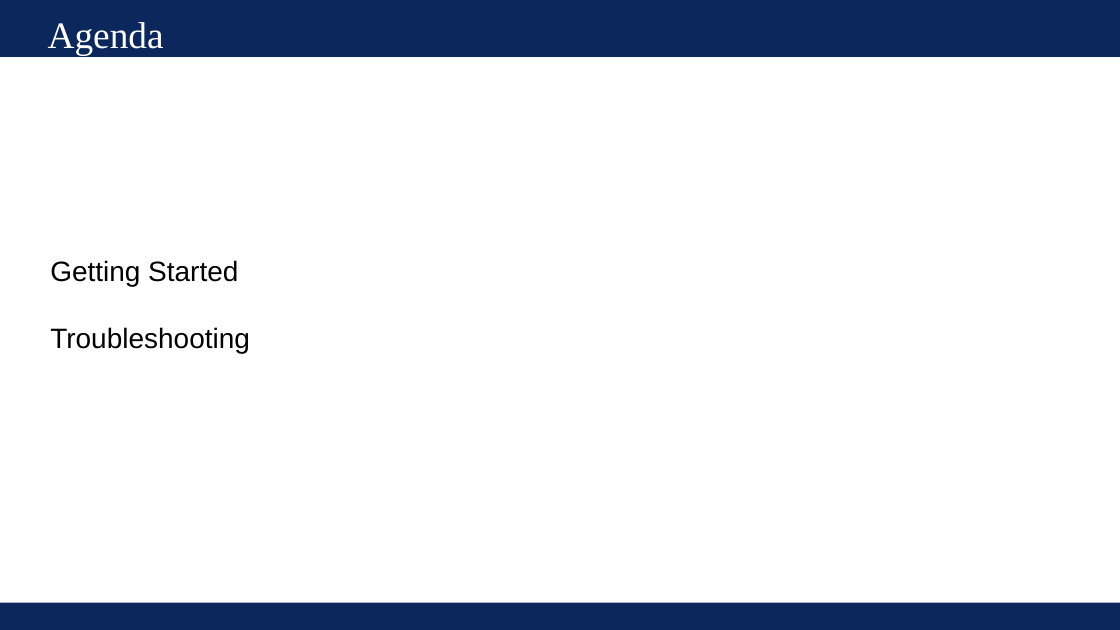
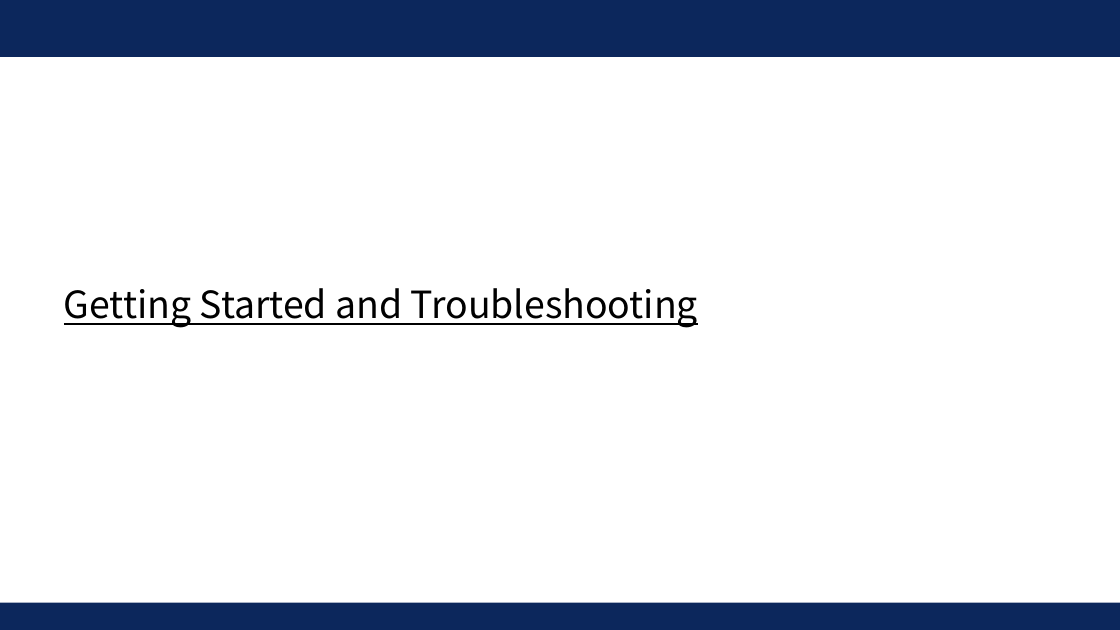
Before and after one commit to UVADS/ds6011, a slide deck: slide 1 of 08_getting_started_and_troubleshooting.pptx (slide 2 before the commit). Drawn at 1120x630 pixels with LibreOffice and Linux fonts; fonts in the diff are those of the drawing. Boxes give left, top, right and bottom in pixels: in the first picture for what was removed or moved away, otherwise in the second. Text is boxed around its words. In the diff, an @@ line names an element or a change of style, - is before the commit and + after.

Commit message:
added to troubleshooting

```diff
--- a/08_getting_started_and_troubleshooting.pptx
+++ b/08_getting_started_and_troubleshooting.pptx
@@ text removed at (x1=48, y1=22, x2=164, y2=55) @@
-Agenda
@@ title at (x1=64, y1=288, x2=698, y2=328): text changed; size 24 to 32.1 pt; font Arial to Noto Sans CJK SC @@
-Getting Started
-Troubleshooting
+Getting Started and Troubleshooting
@@ title "Getting Started and Troubleshooting" at (x1=64, y1=288, x2=698, y2=328): vertical alignment top to middle @@
```
Also in this commit, not shown: 3 other slides changed, 5 slides added, 1 slide removed, 2 other files.
